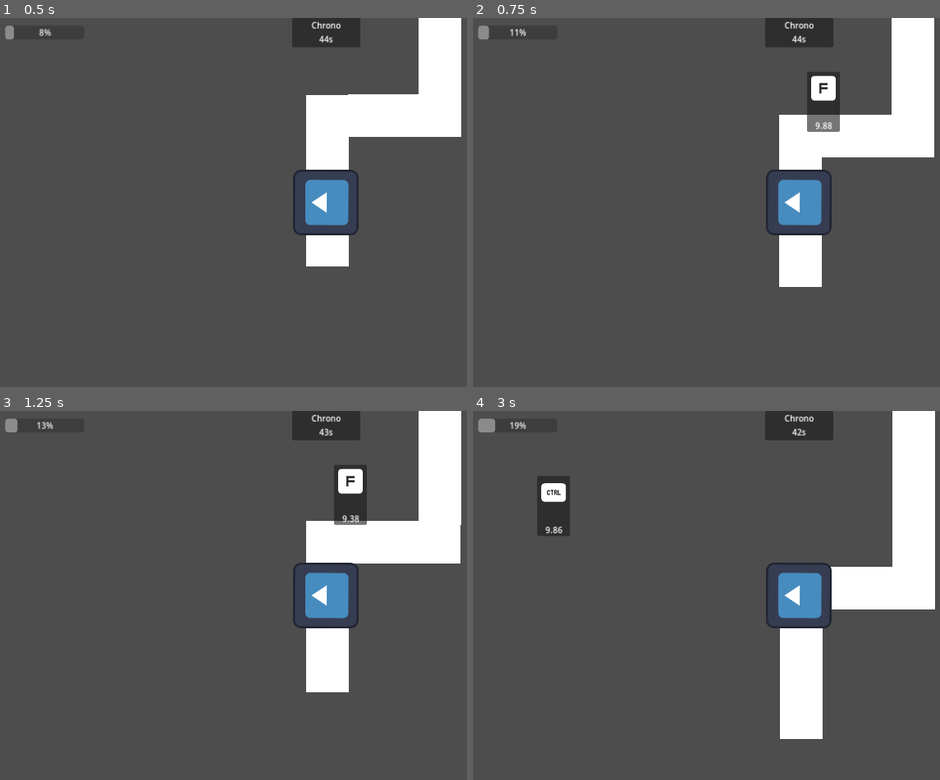
Above: before the commit, frames 1-4 (two rows, left to right).
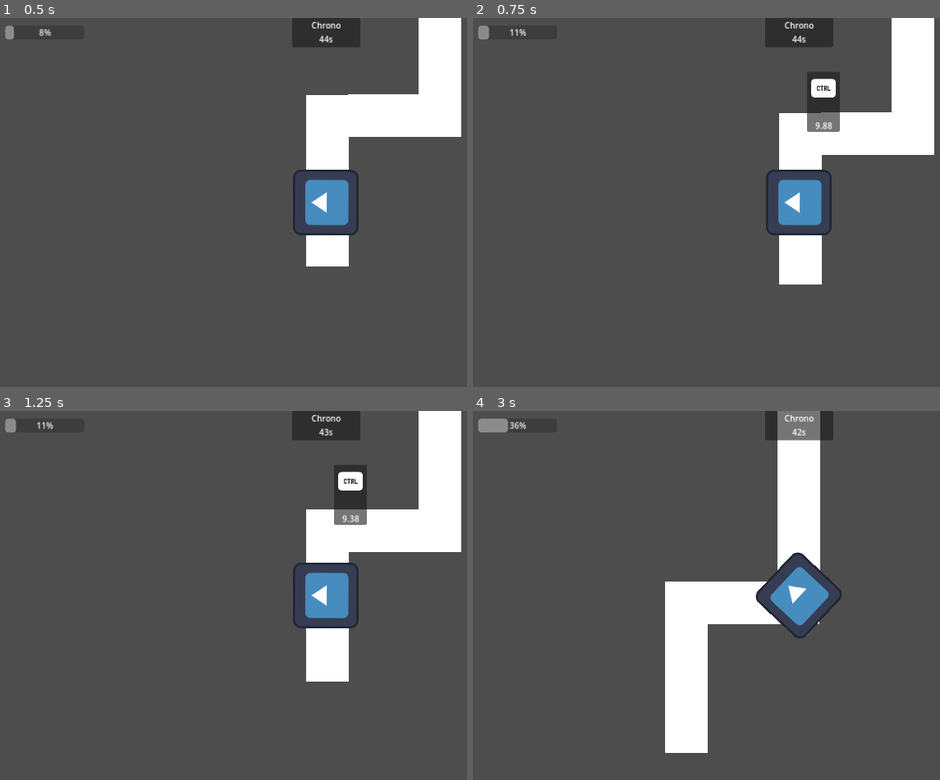
Above: after the commit, the same moments.

Repository: FiFolker/Mazespin
Game: Godot game, scene res://main.tscn
Two runs of this game, one before a commit and one after it. Both use one fixed random seed, a clock stepped at 60 frames per second and the inputs below. The engine's default icon, where the game draws it, is replaced by a stand-in: a white triangle on a blue panel in a dark square.
Inputs:
- Up to frame 1 (0.5 s): no input
- Up to frame 2 (0.75 s): tap Enter at 0.5 s
- Up to frame 3 (1.25 s): no input
- Up to frame 4 (3 s): tap F (current_qte, bound only before the commit) at 1.35 s; tap Ctrl (current_qte, bound only after the commit) at 1.55 s; hold Ctrl (current_qte, bound only after the commit) 2.03-2.78 s; tap Shift (current_qte, bound only before the commit) at 2.3 s; tap Space (current_qte, bound only before the commit) at 2.85 s

Frame 1 is identical in both runs. In frame 2, 0.5% of the frame differs, in the area x 65-99%, y 15-73%; in frame 3, 1.9%; in frame 4, 21%, in the area x 4-99%, y 0-93%.

Commit message:
qte are now separated from qte arena so i can spawn qte when i want more easily (maybe if i want to make spawn qte during the journey so he can gain speed)

Diff:
--- /dev/null
+++ b/Scenes/qte.tscn
@@ -0,0 +1,11 @@
+[gd_scene load_steps=2 format=3 uid="uid://c4nidbejx6eu3"]
+
+[ext_resource type="Script" path="res://Scripts/qte/qte.gd" id="1_y2rm7"]
+
+[node name="QTE" type="Node"]
+script = ExtResource("1_y2rm7")
+
+[node name="QTETimer" type="Timer" parent="."]
+wait_time = 5.0
+
+[connection signal="timeout" from="QTETimer" to="." method="_on_qte_timer_timeout"]
--- a/Scenes/qte_area.tscn
+++ b/Scenes/qte_area.tscn
@@ -1,21 +1,15 @@
 [gd_scene load_steps=3 format=3 uid="uid://xr0cftkymv3u"]
 
-[ext_resource type="Script" path="res://Scripts/qte/qte.gd" id="1_fv0a8"]
+[ext_resource type="Script" path="res://Scripts/qte/qte_area.gd" id="1_g2xvh"]
 
 [sub_resource type="RectangleShape2D" id="RectangleShape2D_6qvft"]
 size = Vector2(50, 50)
 
 [node name="QTEArea" type="Area2D"]
-script = ExtResource("1_fv0a8")
+script = ExtResource("1_g2xvh")
 number_of_qte = 3
 
 [node name="CollisionShape2D" type="CollisionShape2D" parent="."]
 shape = SubResource("RectangleShape2D_6qvft")
 
-[node name="QTETimer" type="Timer" parent="."]
-wait_time = 5.0
-
 [connection signal="area_entered" from="." to="." method="_on_area_entered"]
-[connection signal="area_exited" from="." to="." method="_on_area_exited"]
-[connection signal="qte_done" from="." to="." method="_on_qte_done"]
-[connection signal="timeout" from="QTETimer" to="." method="_on_qte_timer_timeout"]
--- a/Scripts/OptionsValues.gd
+++ b/Scripts/OptionsValues.gd
@@ -1,8 +1,10 @@
 extends Node
 
 enum PLATFORM {PC, CONSOLE}
+enum DIFFICULTY {EASY=10, MEDIUM=5, HARD=1}
 
 @export var platform:PLATFORM
+@export var difficulty:DIFFICULTY = DIFFICULTY.EASY
 
 func get_platform_as_string() -> String:
 	return PLATFORM.keys()[platform]
--- a/Scripts/qte/qte.gd
+++ b/Scripts/qte/qte.gd
@@ -1,60 +1,44 @@
-extends Area2D
-class_name QTEArea
+extends Node
+class_name QTE
 
 signal qte_done
-signal qte_success
 signal qte_failure
 
-@export var number_of_qte:int
-
-# to display graphic with touch and time to press it
 const QTE_DISPLAY = preload("res://Scenes/qte_display.tscn")
-var qte_info : QTEDisplay
-
-var in_progress:bool = false
-
-# idk but smth like that so the timer isn't always the same and it depends of the difficulty
-# idk if i put difficulty as an option in the menu or it depends of the progression of the player
-# the more far you're are the more it's quick ???
-enum DIFFICULTY {EASY=10, MEDIUM=5, HARD=1}
-@export var difficulty : DIFFICULTY = DIFFICULTY.EASY
 
 @onready var qte_timer = $QTETimer
 
-var index_qte : int = 0
-var camera:Camera2D
 var action_name : String
-
+var qte_info : QTEDisplay
 
 # Called when the node enters the scene tree for the first time.
-func _ready() -> void:
+func _ready():
 	# define qte action name
 	action_name = "qte_" + OptionsValues.get_platform_as_string().to_lower()
 
-	print(InputMap.action_get_events("current_qte"))
+	#define timer in function of the difficulty (i have to think deeply about the difficulty)
+	qte_timer.wait_time = OptionsValues.difficulty
 
-	#define timer in function of the difficulty (i have to think deeply about the difficulty)
-	qte_timer.wait_time = difficulty
+	# clear the input map to be sure than there is no key assigned
+	InputMap.action_erase_events("current_qte")
 
-	# Search cameras in group "cameras"
-	camera = null
-	for cam in get_tree().get_nodes_in_group("cameras"):
-		if cam is Camera2D:
-			camera = cam
-			break
-
-	if camera == null:
-		print("Aucune caméra trouvée dans le groupe 'cameras'")
-		return
+	generate_qte()
 
 func _input(event:InputEvent) -> void:
-	if event.is_action_pressed("current_qte") && in_progress:
+	if event.is_action_pressed("current_qte"):
+		print("action pressed")
+		qte_done.emit()
 		clear_qte()
-		qte_done.emit()
 
-#region QTE management
+	# it doesn't work 'cause when i press the key it will fail the following keys 'cause it's fast
+	#if InputMap.action_get_events("current_qte").size() > 0 and event is InputEventKey:
+		#if !event.is_match(InputMap.action_get_events("current_qte")[0]):
+			#qte_failure.emit()
+			#clear_qte()
+
+
+#region QTE logic
 func generate_qte() -> void:
-	index_qte += 1
 	var key : InputEvent = get_random_key_from_pool()
 	InputMap.action_add_event("current_qte", key)
 	qte_display(key.as_text(), qte_timer)
@@ -68,40 +52,15 @@
 func clear_qte() -> void:
 	qte_info.queue_free()
 	qte_timer.stop()
-	InputMap.action_erase_events("current_qte")
+	queue_free()
 #endregion
-	# Get the position x and y of the origin of the cam (top left btw)
-	var cam_pos_x : float = camera.get_screen_center_position().x - (get_viewport_rect().size.x/2)
-	var cam_pos_y : float = camera.get_screen_center_position().y - (get_viewport_rect().size.y/2)
-	# Generate rand pos in the cam limits
-	var x = randf_range(cam_pos_x, cam_pos_x + get_viewport_rect().size.x)
-	var y = randf_range(cam_pos_y, cam_pos_y + (get_viewport_rect().size.y/2))
 
-	return Vector2(x,y)
+func _on_qte_timer_timeout() -> void:
+	qte_failure.emit()
+	clear_qte()
 
 func get_random_key_from_pool() -> InputEvent:
 	var keys : Array[InputEvent] = InputMap.action_get_events(action_name)
 	var random_index : int = randi() % keys.size()
 	var random_event : InputEvent = keys[random_index]
 	return random_event
-
-func get_area_size() -> Vector2:
-	if !($CollisionShape2D.shape is RectangleShape2D):
-		return Vector2.ZERO
-	return $CollisionShape2D.shape.size * self.scale
-
-func _on_qte_timer_timeout() -> void:
-	clear_qte()
-	qte_failure.emit()
-
-func _on_qte_done() -> void:
-	if index_qte < number_of_qte:
-		generate_qte()
-	else:
-		qte_success.emit()
-
-func _on_area_entered(area):
-	in_progress = true
-
-func _on_area_exited(area):
-	in_progress = false
--- /dev/null
+++ b/Scripts/qte/qte_area.gd
@@ -0,0 +1,42 @@
+extends Area2D
+class_name QTEArea
+
+signal qte_sequence_success
+signal qte_sequence_failure
+
+const QTE_SCENE = preload("res://Scenes/qte.tscn")
+var qte:QTE
+
+@export var number_of_qte:int
+
+# idk but smth like that so the timer isn't always the same and it depends of the difficulty
+# idk if i put difficulty as an option in the menu or it depends of the progression of the player
+# the more far you're are the more it's quick ???
+#enum DIFFICULTY {EASY=10, MEDIUM=5, HARD=1}
+#@export var difficulty : DIFFICULTY = DIFFICULTY.EASY
+
+var index_qte : int = 0
+
+func get_area_size() -> Vector2:
+	if !($CollisionShape2D.shape is RectangleShape2D):
+		return Vector2.ZERO
+	return $CollisionShape2D.shape.size * self.scale
+
+func generate_qte() -> void:
+	index_qte += 1
+	qte = QTE_SCENE.instantiate()
+	qte.qte_done.connect(_on_qte_done)
+	qte.qte_failure.connect(_on_qte_failure)
+	add_child(qte)
+
+func _on_qte_done() -> void:
+	if index_qte < number_of_qte:
+		generate_qte()
+	else:
+		qte_sequence_success.emit()
+
+func _on_qte_failure() -> void:
+	qte_sequence_failure.emit()
+
+func _on_area_entered(area):
+	generate_qte()
--- a/Scripts/rail.gd
+++ b/Scripts/rail.gd
@@ -1,43 +1,33 @@
 extends PathFollow2D
 
 @export var speed:float = 100
-@onready var slow_down_scale : float = calculate_braking_force(speed) :
-	set(value):
-		slow_down_scale = calculate_braking_force(speed)
 
-var has_to_slow_down: bool = false
+var speed_change_ratio : float
 
 # Called every frame. 'delta' is the elapsed time since the previous frame.
 func _process(delta:float):
 	self.progress += speed*delta
-	if has_to_slow_down:
-		slow_down(delta)
-
 
 func _on_player_area_entered(area):
 	if area is QTEArea:
-		var qte : QTEArea = area
-		var time_until_too_late = qte.number_of_qte * qte.difficulty
-		#has_to_slow_down = true
-		#print(qte.get_area_size())
-		speed /= 5
-		qte.qte_success.connect(qte_success)
-		qte.generate_qte()
+		var qte_sequence : QTEArea = area
+
+		var time_before_crossing_area : float= qte_sequence.number_of_qte * OptionsValues.difficulty
+		var area_size:Vector2 = qte_sequence.get_area_size()
+
+		# calculate speed to corssing the area
+		speed_change_ratio = speed / (area_size.y / time_before_crossing_area)
+		speed /= speed_change_ratio
+
+		# connect to signals
+		qte_sequence.qte_sequence_success.connect(qte_sequence_success)
+		qte_sequence.qte_sequence_failure.connect(qte_sequence_failure)
 
 
-func slow_down(delta:float) -> void:
-	print("slow ... ", has_to_slow_down)
-	speed -= delta * slow_down_scale  # slow progressively
-	if speed < 0.05 :
-		speed = 0
-	#print("speed : ", speed, " detla : ", delta, " slow down scale : ", slow_down_scale) debug line
+func qte_sequence_success() -> void:
+	print("success NICE")
+	speed *= speed_change_ratio
 
-func qte_success() -> void:
-	print("success ", has_to_slow_down)
-	has_to_slow_down = false
-	speed *= 5
-
-func calculate_braking_force(_speed: float) -> float:
-	var a = 0.01422529440908359703105520436145
-	var b = 1.861
-	return a * pow(_speed, b)
+func qte_sequence_failure() -> void:
+	print("fail ...")
+	speed *= speed_change_ratio
--- a/main.tscn
+++ b/main.tscn
@@ -88,18 +88,16 @@
 position = Vector2(867, 40)
 scale = Vector2(2.89, 2.89)
 number_of_qte = 2
-difficulty = 5
 
 [node name="QTEArea2" parent="Level" instance=ExtResource("2_5d36x")]
 position = Vector2(867, -529)
 scale = Vector2(2.89, 2.89)
 number_of_qte = 5
-difficulty = 1
 
 [node name="QTEArea3" parent="Level" instance=ExtResource("2_5d36x")]
 position = Vector2(651, 406)
 scale = Vector2(2.89, 2.89)
-number_of_qte = 5
+number_of_qte = 1
 
 [node name="Path2D" type="Path2D" parent="."]
 position = Vector2(544, 647)
